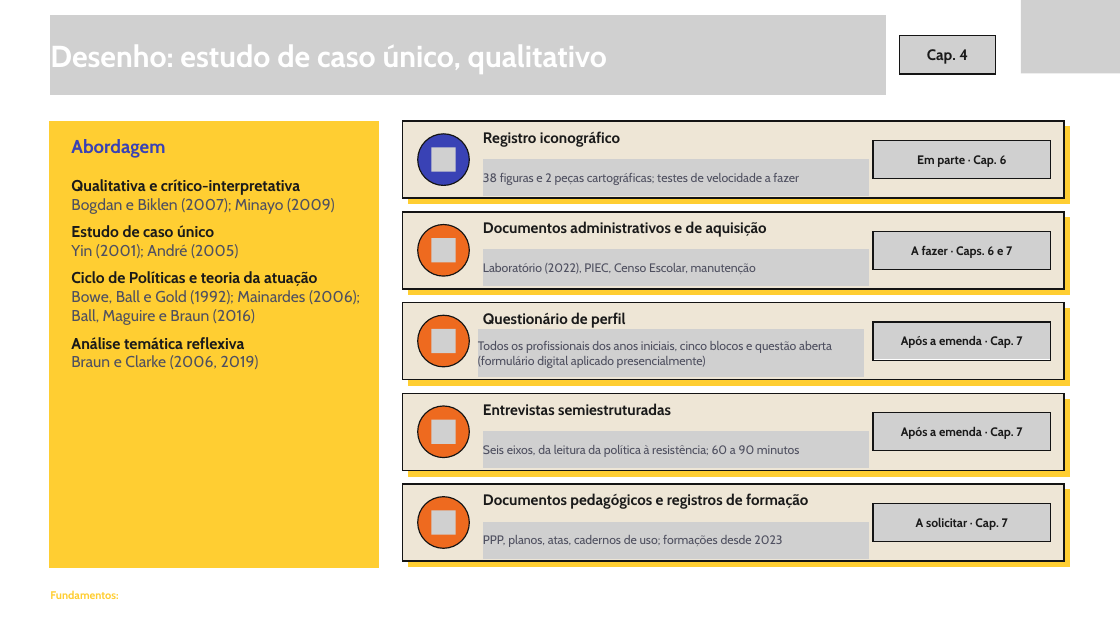
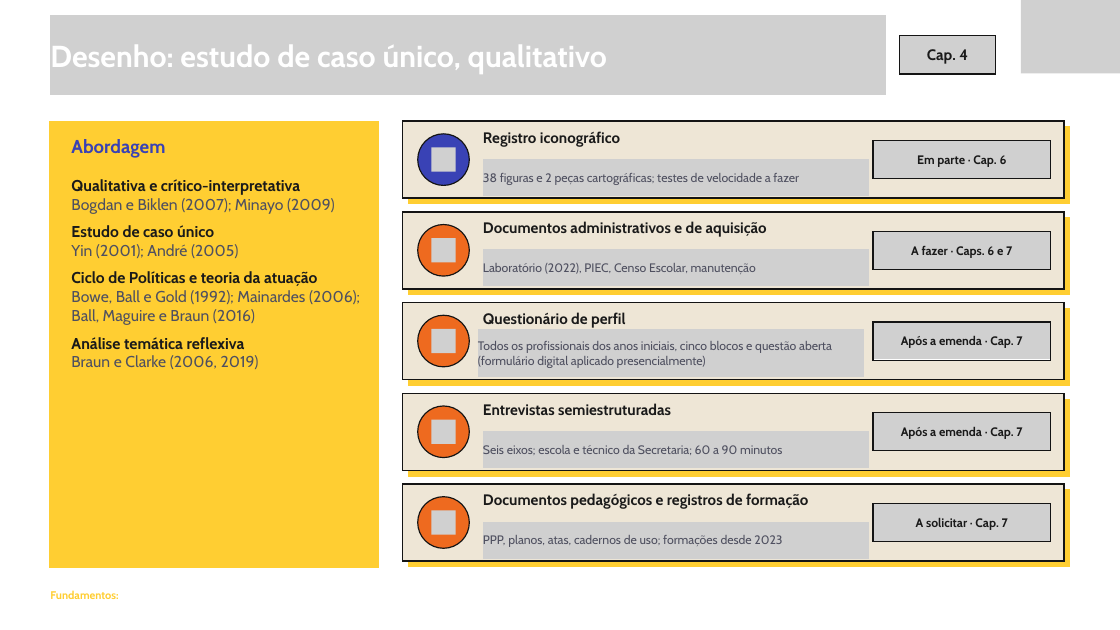
Before and after one commit to yzynya-beep/Tese, a slide deck: slide 11 of apresentacao_qualificacao/Seminario_qualificacao_20_slides_novo_projeto.pptx. Drawn at 1120x630 pixels with LibreOffice and Linux fonts; fonts in the diff are those of the drawing; grey boxes stand for pictures; background and template pictures are left out. Boxes give left, top, right and bottom in pixels: in the first picture for what was removed or moved away, otherwise in the second. Text is boxed around its words. In the diff, an @@ line names an element or a change of style, - is before the commit and + after.

```diff
--- a/apresentacao_qualificacao/Seminario_qualificacao_20_slides_novo_projeto.pptx
+++ b/apresentacao_qualificacao/Seminario_qualificacao_20_slides_novo_projeto.pptx
@@ text at [483, 445, 782, 455]: text changed @@
-Seis eixos, da leitura da política à resistência; 60 a 90 minutos
+Seis eixos; escola e técnico da Secretaria; 60 a 90 minutos
```
Also in this commit, not shown: 9 other slides changed, 6 other files.
